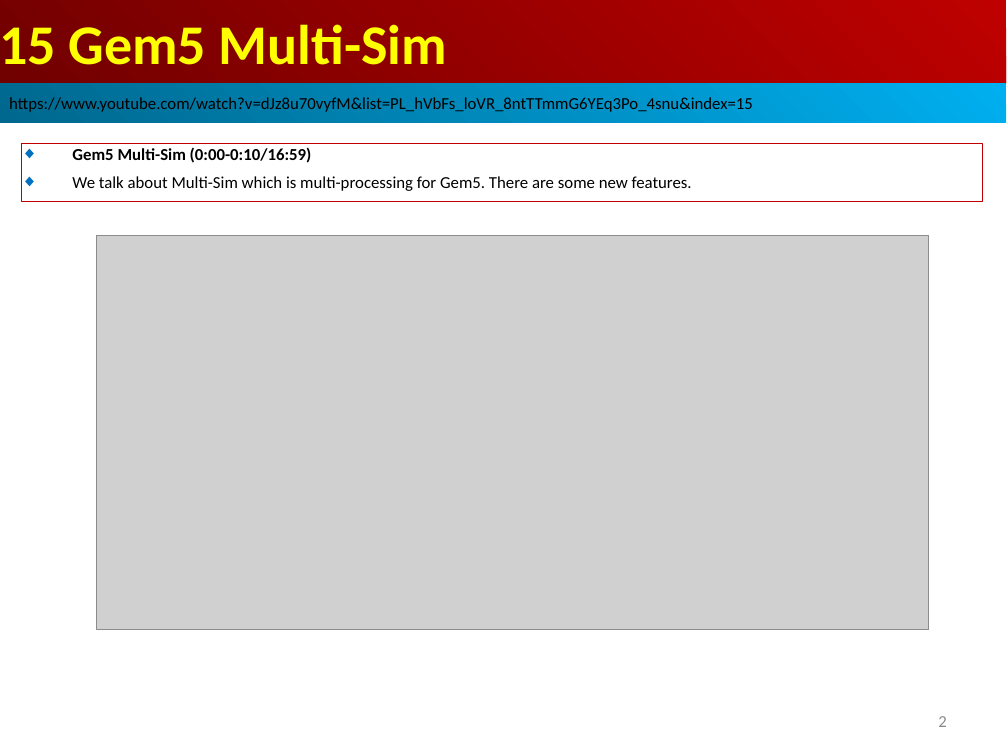
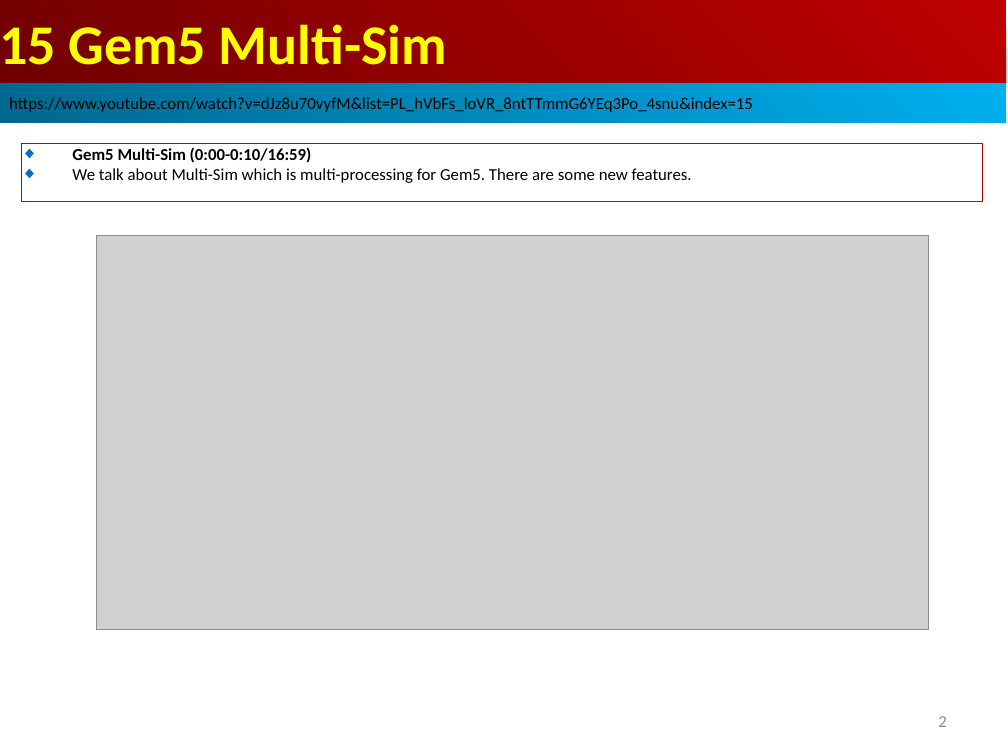
Before and after one commit to peterhchen/AIU_CS850_Gem5_McPAT, a slide deck: slide 2 of 050_Gem5/015.MultiSim/000_Video/015.MultiSim.ppt. Drawn at 1008x756 pixels with LibreOffice and Linux fonts; fonts in the diff are those of the drawing; grey boxes stand for pictures. Boxes give left, top, right and bottom in pixels: in the first picture for what was removed or moved away, otherwise in the second. Text is boxed around its words. In the diff, an @@ line names an element or a change of style, - is before the commit and + after.

```diff
--- a/050_Gem5/015.MultiSim/000_Video/015.MultiSim.ppt
+++ b/050_Gem5/015.MultiSim/000_Video/015.MultiSim.ppt
@@ rectangle "Gem5 Multi-Sim (0:00-0:10/16:59)" at [21,143,983,202]: less space between paragraphs @@
```
Also in this commit, not shown: 4 other slides changed, 3 slides added.
